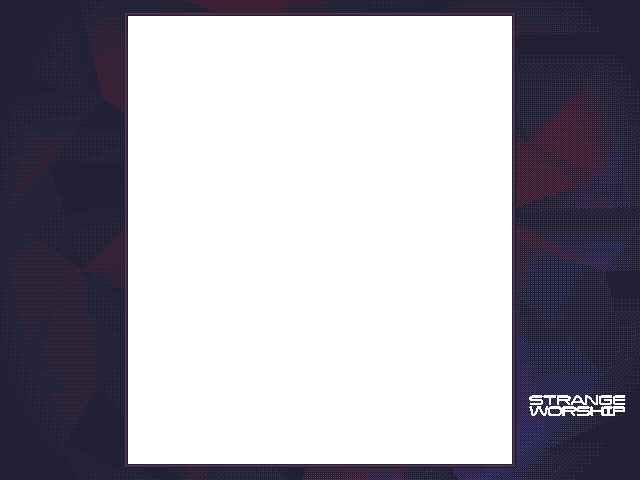
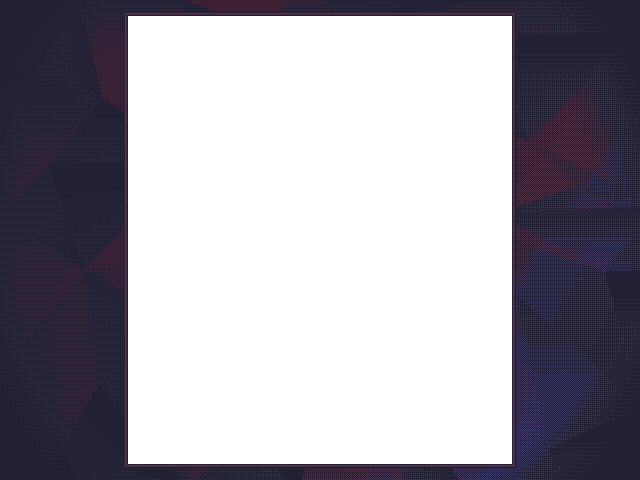
Layered file, before and after one edit (640x480). Changes by layer:
renamed "star" to "Layer 0 copy", showed it, painted on it over left=529, top=395, right=625, bottom=416
removed layer "Layer 3" over left=529, top=395, right=625, bottom=416
hid "Layer 0" over left=529, top=395, right=625, bottom=416
